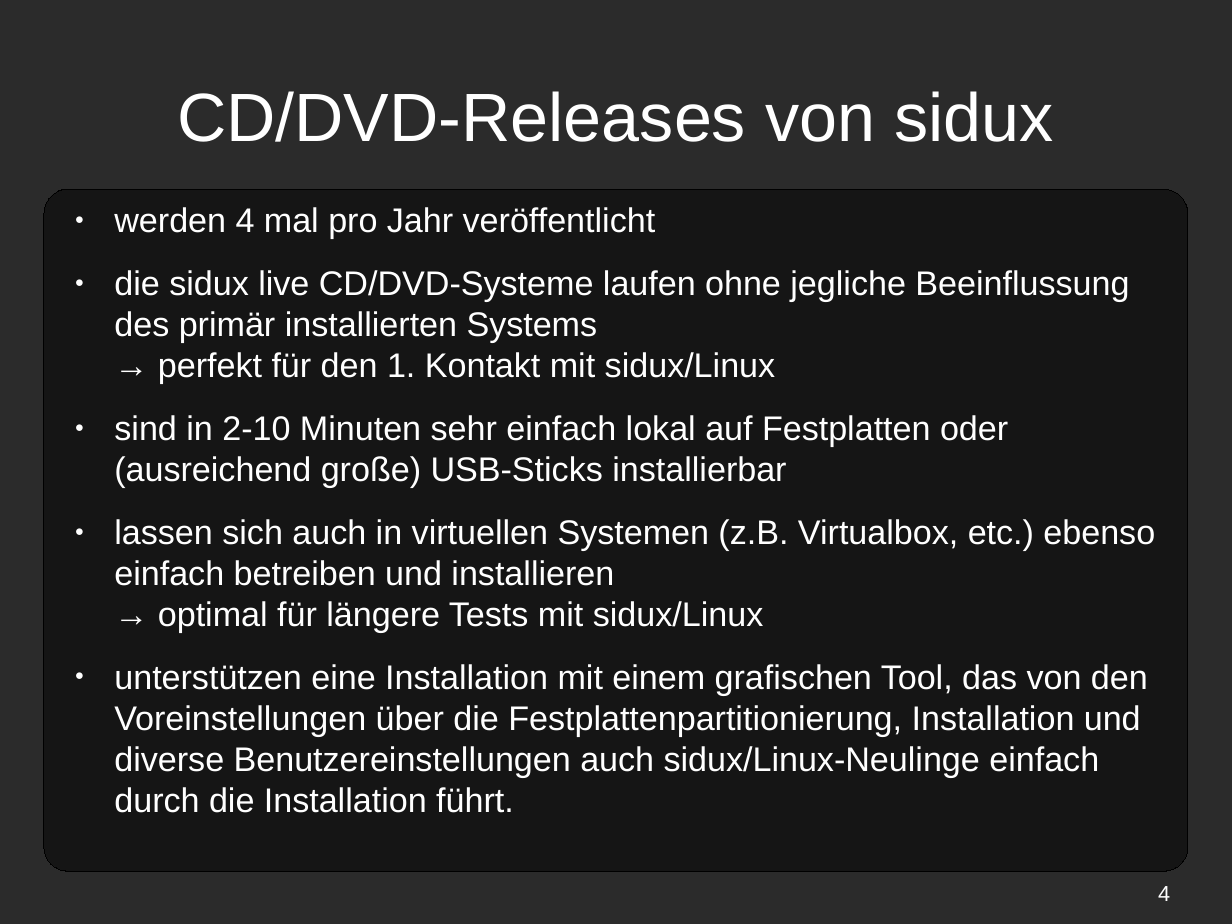
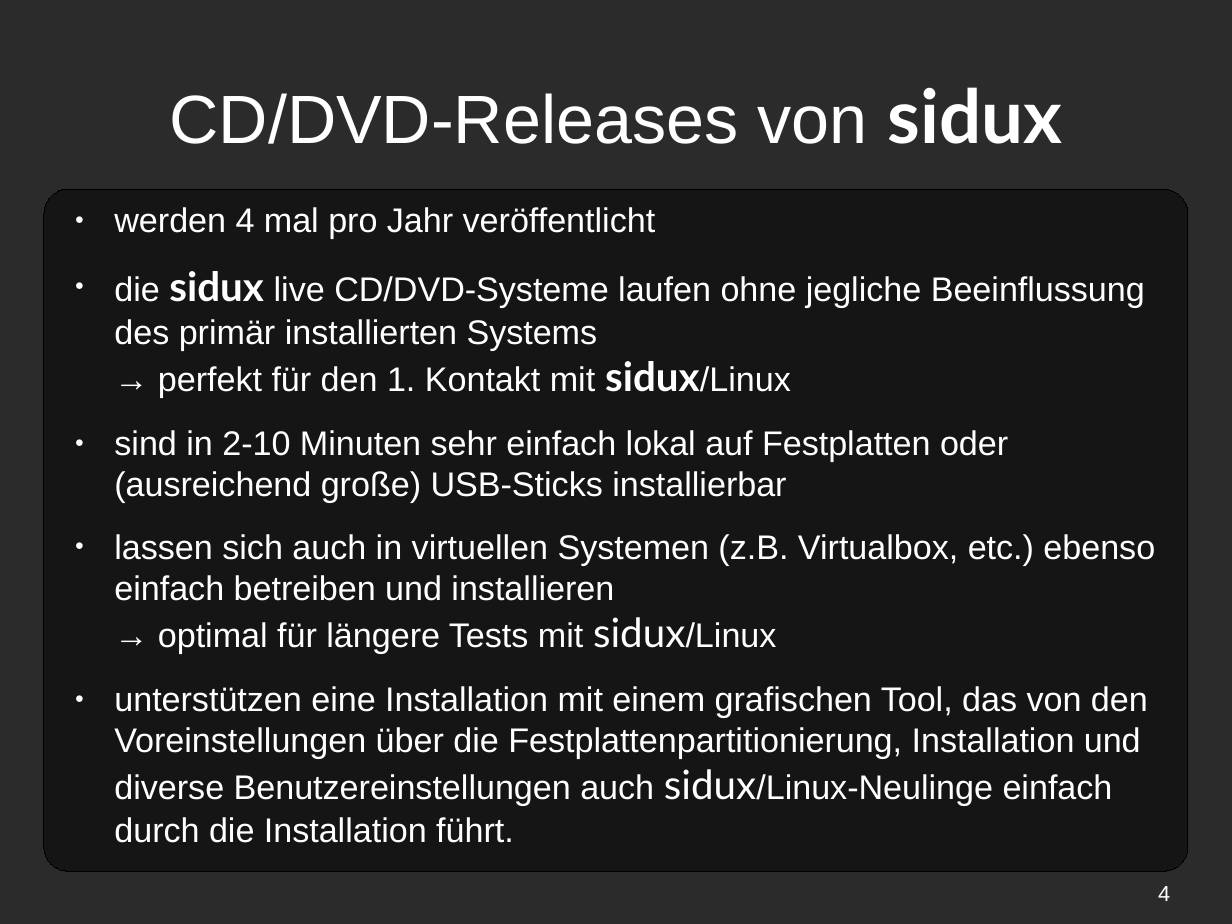
Before and after one commit to sidux-ev/praesentation, a slide deck: slide 4 of bin/soundscout/siduxSIGINT-soundscout.odp. Drawn at 1232x924 pixels with LibreOffice and Linux fonts; fonts in the diff are those of the drawing; background and template pictures are left out; a plain dark background stands for a picture behind light text. Boxes give left, top, right and bottom in pixels: in the first picture for what was removed or moved away, otherwise in the second. Text is boxed around its words. In the diff, an @@ line names an element or a change of style, - is before the commit and + after.

Commit message:
formatierung 'sidux' nach >>dustismo +4 pt<< geändert

```diff
--- a/bin/soundscout/siduxSIGINT-soundscout.odp
+++ b/bin/soundscout/siduxSIGINT-soundscout.odp
@@ title "CD/DVD-Releases von sidux" at (170,87,1062,144): size 44 to 48 pt, font Arial to Lato, bold on in "sidux" @@
@@ text at (114,271,1155,806): size 22 to 26 pt, font Arial to Lato in "sidux sidux/Linux", "sidux/Linux", "sidux/Linux-Neulinge"; bold on in "sidux sidux/Linux" @@
```
Also in this commit, not shown: 8 other slides changed, 1 other file.
